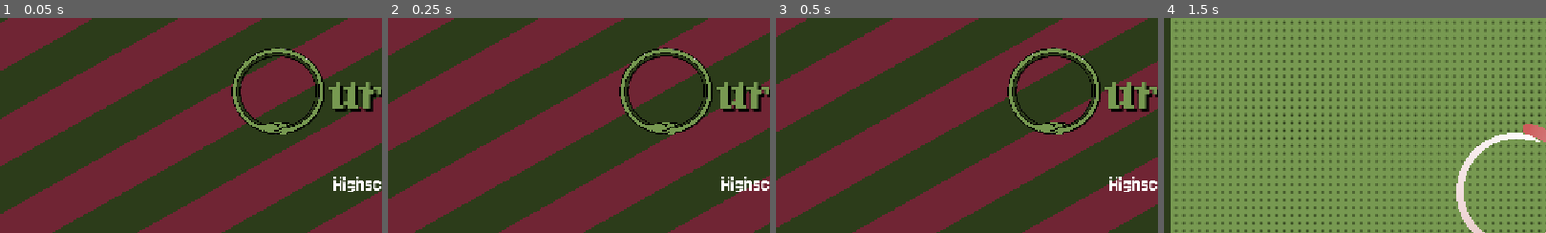
Above: before the commit, frames 1-4 (left to right).
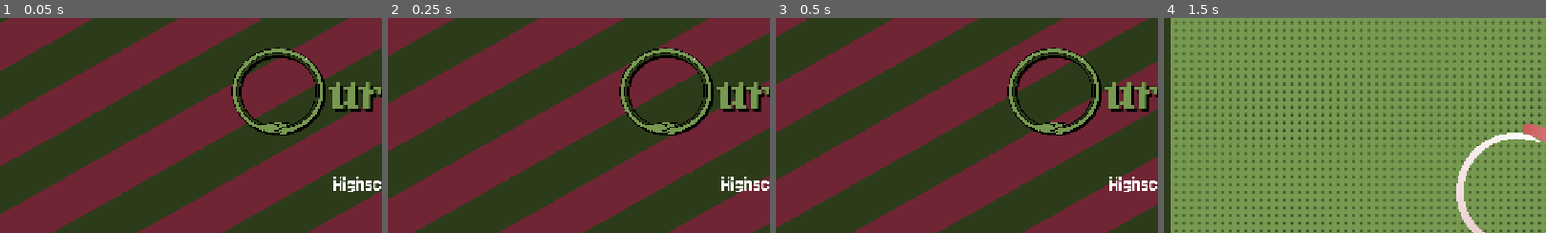
Above: after the commit, the same moments.

Repository: krishnabm/Ouroboros
Game: Godot game, scene res://scenes/main.tscn
Two runs of this game, one before a commit and one after it. Both use one fixed random seed, a clock stepped at 60 frames per second and the inputs below.
Inputs (mouse positions are % of the whole screen's width and height, from its top left):
- Up to frame 1 (0.05 s): no input
- Up to frame 2 (0.25 s): no input
- Up to frame 3 (0.5 s): no input
- Up to frame 4 (1.5 s): tap Enter (ui_accept) at 0.5, 0.77 s; move the mouse to (72, 45) at 0.52 s; hold Right (ui_right) 0.53-1.28 s; click (72, 45) at 0.67 s; move the mouse to (25, 50) at 1.27 s; hold Left (ui_left) from 1.28 s (still down); click (25, 50) at 1.42 s
The pictures show only the part of the screen within x 0-50%, y 4-54%; the shares and areas given below are measured in that part.

The runs differ from the first frame. In frame 1, 0.4% of the frame differs, in the area x 63-86%, y 17-55%; in frame 2, 0.4%; in frame 3, 0.4%; in frame 4, nothing differs.

Commit message:
balancing and export changes

Diff:
--- a/project.godot
+++ b/project.godot
@@ -11,9 +11,10 @@
 [application]
 
 config/name="Ouroboros"
-config/version="0.1.0"
+config/version="0.1.1"
 run/main_scene="uid://bl8ssvad7wwov"
 config/features=PackedStringArray("4.4", "Mobile")
+run/max_fps=60
 boot_splash/bg_color=Color(0.53, 0.3975, 0.457125, 1)
 boot_splash/fullsize=false
 boot_splash/image="uid://ckttnrp16prep"
@@ -26,7 +27,7 @@
 
 [autoload]
 
-DebugDraw="*res://util/debug_draw.gd"
+DebugDraw="res://util/debug_draw.gd"
 GameParams="*res://services/game_params.gd"
 
 [display]
@@ -34,6 +35,7 @@
 window/size/viewport_width=1280
 window/size/viewport_height=720
 window/stretch/mode="canvas_items"
+window/handheld/orientation=4
 
 [global_group]
 
--- a/scenes/game.gd
+++ b/scenes/game.gd
@@ -66,7 +66,7 @@
 	foodExists = false
 
 	var hardStarted = not hardcore_timer.is_stopped()
-	if !isHardcore and !hardStarted and hardcoreWarning >= 5:
+	if !isHardcore and !hardStarted and hardcoreWarning >= 4:
 		hardcore_timer.start()
 		var dialogIndex = warningsSeen % 3
 		if dialogIndex == 0:
@@ -82,14 +82,14 @@
 		tween.tween_property(narrative_label, "visible_ratio", 1.0, 2.0)
 		tween.tween_property(narrative_label, "visible_ratio", 0.0, 0.01)
 
-	if !isHardcore and !hardStarted and hardcoreWarning < 5:
+	if !isHardcore and !hardStarted and hardcoreWarning < 4:
 		hardcoreWarning += 1
 		if hardcoreWarning == 1 or hardcoreWarning == 3:
 			var dialogIndex = (warningsSeen + hardcoreWarning - 1) % 3
 			if dialogIndex == 0:
 				narrative_label.text = "You dare pilfer my bounty, fool!!??"
 			elif dialogIndex == 1:
-				narrative_label.text = "You're back again?"
+				narrative_label.text = "How dare you steal that?"
 			elif dialogIndex == 2:
 				narrative_label.text = "...this is getting tedious"
 
Not shown, changed: export_presets.cfg
Binary file changed: res/assets/ouroboros.png
